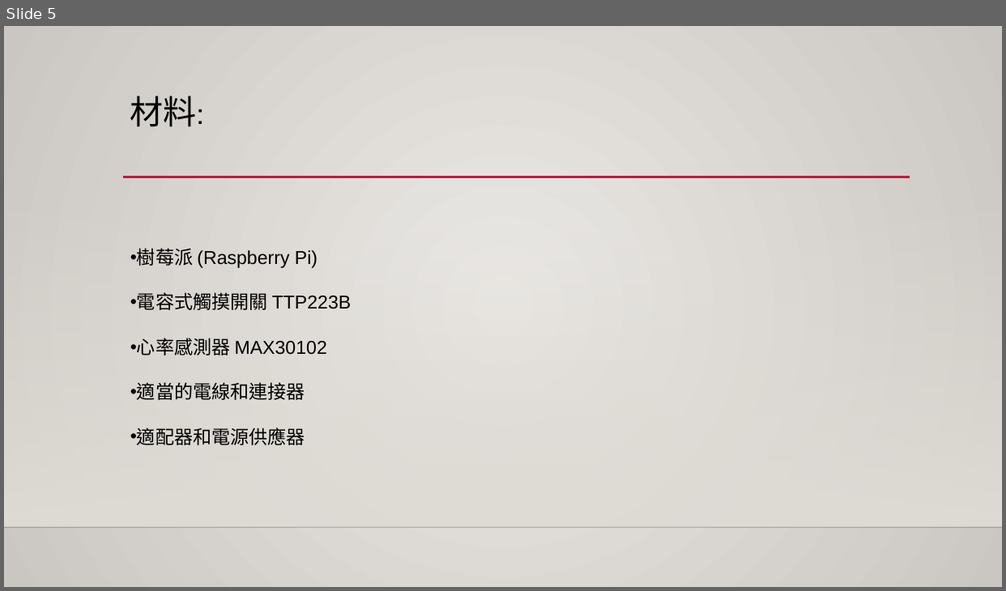
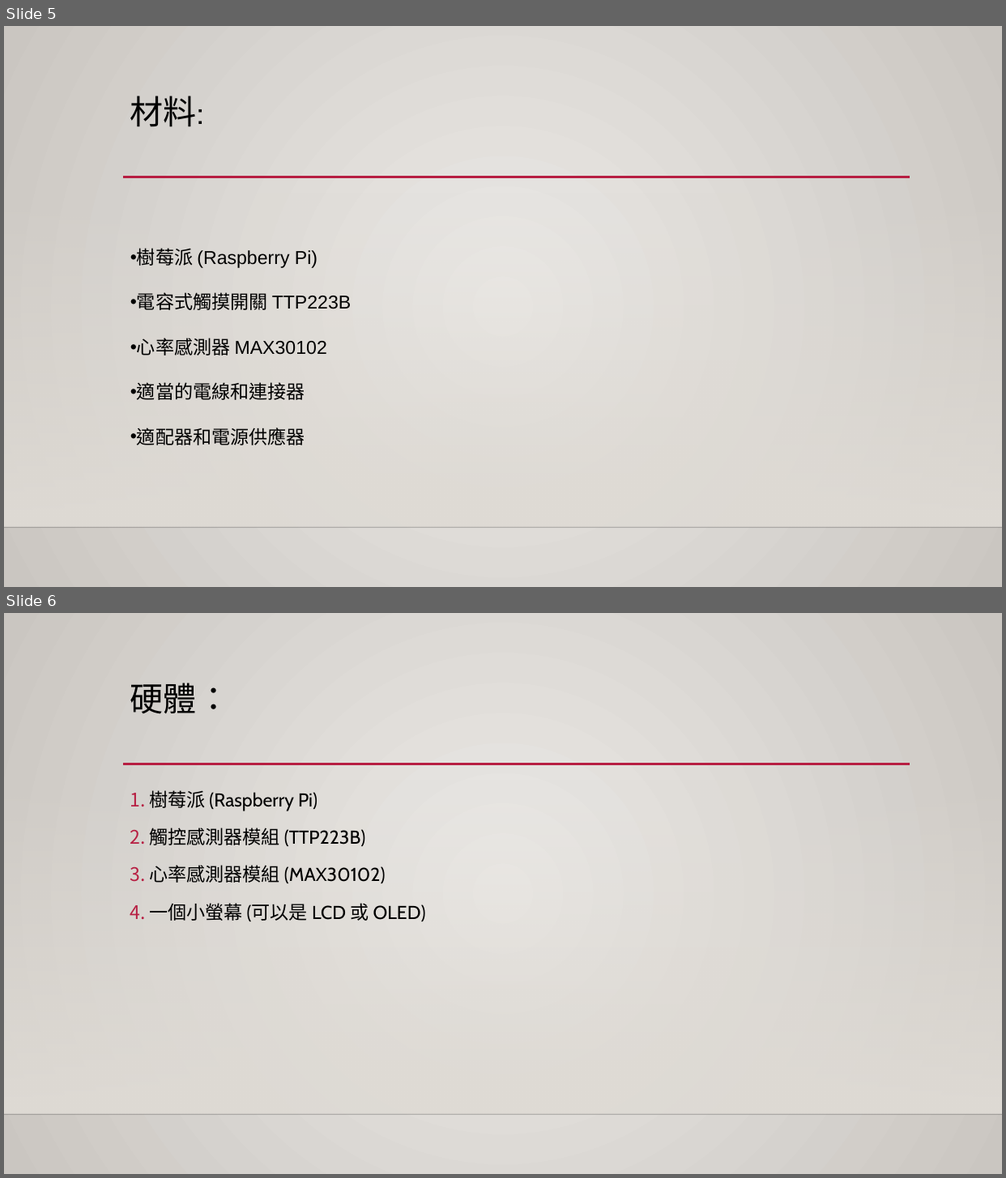
Before and after one commit to 4110E102/2024.2.29, a slide deck: 4110E102 PIgame.pptx. Shown one above the other, each under a label of ours: slide 5 before the commit, slides 5 and 6 after it. The pictures are 1006x591 and 1006x1178 pixels, drawn with LibreOffice and Linux fonts; fonts in the diff are those of the drawing; background and template pictures are left out. Boxes give left, top, right and bottom in pixels: in the first picture for what was removed or moved away, otherwise in the second. Text is boxed around its words. In the diff, an @@ line names an element or a change of style, - is before the commit and + after.

```diff
--- a/4110E102 PIgame.pptx
+++ b/4110E102 PIgame.pptx
@@ slide 6 added at bbox=[4, 613, 1002, 1174], background gradient #ECEAE7 to #CAC7C1; not listed: 3 template elements that a slide beside it also shows @@
@@ title added at bbox=[130, 683, 230, 714], 32 pt, text #000000 @@
+硬體：
@@ text added at bbox=[149, 790, 426, 922], 18 pt, text #000000 @@
+1. 樹莓派 (Raspberry Pi)
+2. 觸控感測器模組 (TTP223B)
+3. 心率感測器模組 (MAX30102)
+4. 一個小螢幕 (可以是 LCD 或 OLED)
```
Also in this commit, not shown: 2 slides changed, 9 other slides added, 1 slide removed.
